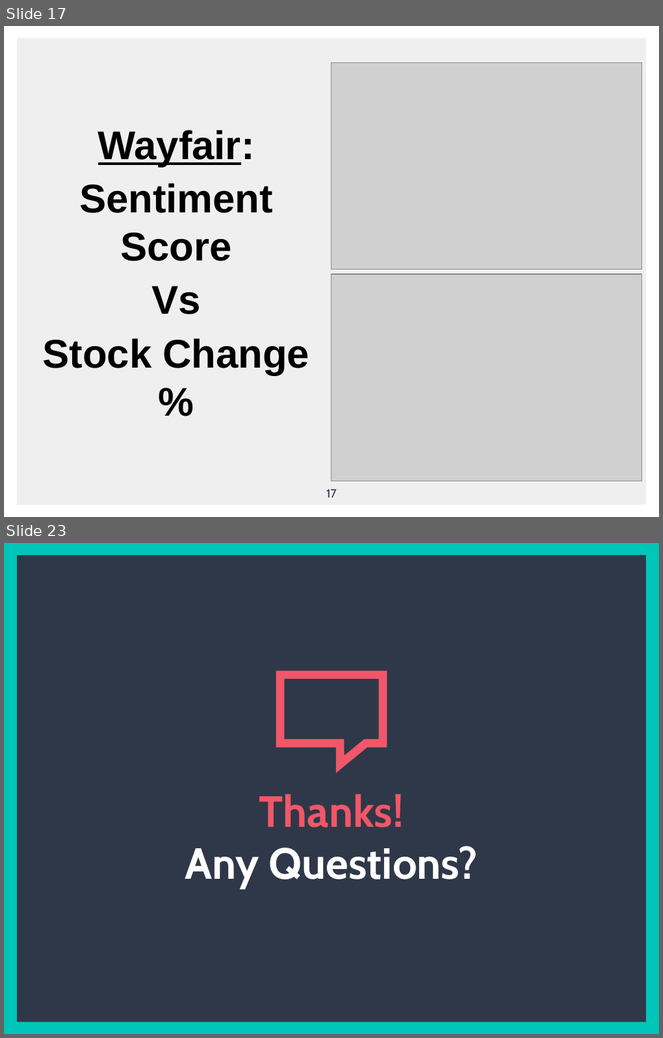
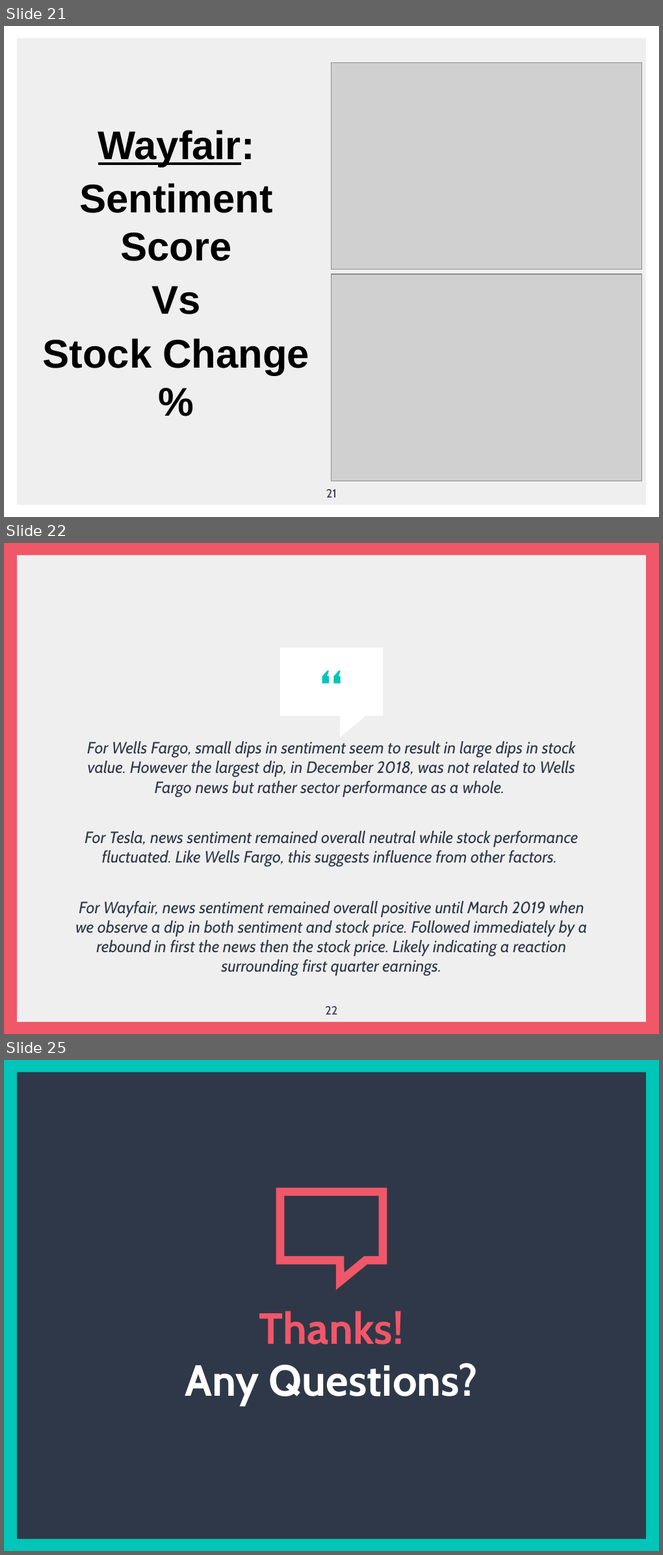
Before and after one commit to jsialcalde/news_project, a slide deck: News Project Presentation.pptx. Shown one above the other, each under a label of ours: slides 17 and 23 before the commit, slides 21, 22 and 25 after it; the slides between them are not shown. The pictures are 663x1038 and 663x1555 pixels, drawn with LibreOffice and Linux fonts; fonts in the diff are those of the drawing; grey boxes stand for pictures. Boxes give left, top, right and bottom in pixels: in the first picture for what was removed or moved away, otherwise in the second. Text is boxed around its words. In the diff, an @@ line names an element or a change of style, - is before the commit and + after.

```diff
--- a/News Project Presentation.pptx
+++ b/News Project Presentation.pptx
@@ slide 22 added at bbox=[4, 543, 659, 1034], background #F05768; not listed: 1 template element that a slide beside it also shows @@
@@ text added at bbox=[261, 650, 402, 713], 60 pt, text #00C5B9, bold @@
+“
@@ speech box added at bbox=[280, 648, 384, 717], fill #FFFFFF @@
@@ text added at bbox=[76, 741, 588, 976], 18 pt, text #2F3848, italic @@
+For Wells Fargo, small dips in sentiment seem to result in large dips in stock value. However the largest dip, in December 2018, was not related to Wells Fargo news but rather sector performance as a whole.
+For Tesla, news sentiment remained overall neutral while stock performance fluctuated. Like Wells Fargo, this suggests influence from other factors.
+For Wayfair, news sentiment remained overall positive until March 2019 when we observe a dip in both sentiment and stock price. Followed immediately by a rebound in first the news then the stock price. Likely indicating a reaction surrounding first quarter earnings.
@@ page number added at bbox=[325, 1006, 337, 1015], 13 pt, text #2F3848 @@
+22
@@ what was slide 17 is now slide 21 @@
@@ page number at bbox=[326, 489, 337, 498]: text changed @@
-17
+21
@@ what was slide 23 is now slide 25 @@
```
Also in this commit, not shown: 2 slides changed, 6 other slides added, 5 slides removed.
